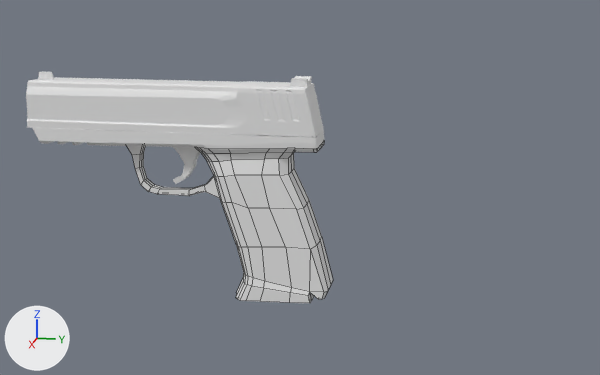
Before and after pictures for a commit that changed the FBX model Assets/MyWeapons/SmithWesson.fbx.
Before and after are seen from a camera (50 mm lens) standing at (1.137, 0.258, 0.287) and looking at (0.026, 0.035, 0.01). Arrows for +X, +Y and +Z are at lower left; the lights stay in place. Mesh edges are drawn as thin lines on the coarser meshes. Where no turn or scale is listed for an object, it has been applied to the vertices.

In view in the first picture: 'SmithWesson.1', 'SmithWesson.2', 'SmithWesson.3'.
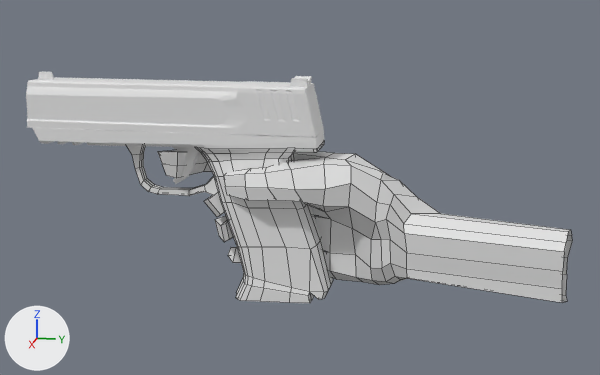
Boxes [x1, y1, x2, y2] around the edits, measured in the pictures (600 x 375 px):
'SmithWesson.4', added: after [158, 150, 573, 303]

What changed in the scene script:
```text
Add me_smithwesson_4:
    me_smithwesson_4.from_pydata(...)  # 201 vertices, 195 faces; spans x -0.082..0.059, y -0.164..0.414, z -0.13..0.057
Add ob_smithwesson_4:
    ob_smithwesson_4 = bpy.data.objects.new('SmithWesson.4', me_smithwesson_4)
    ob_smithwesson_4.location = (0.04, -0.007, 0.005)
```
